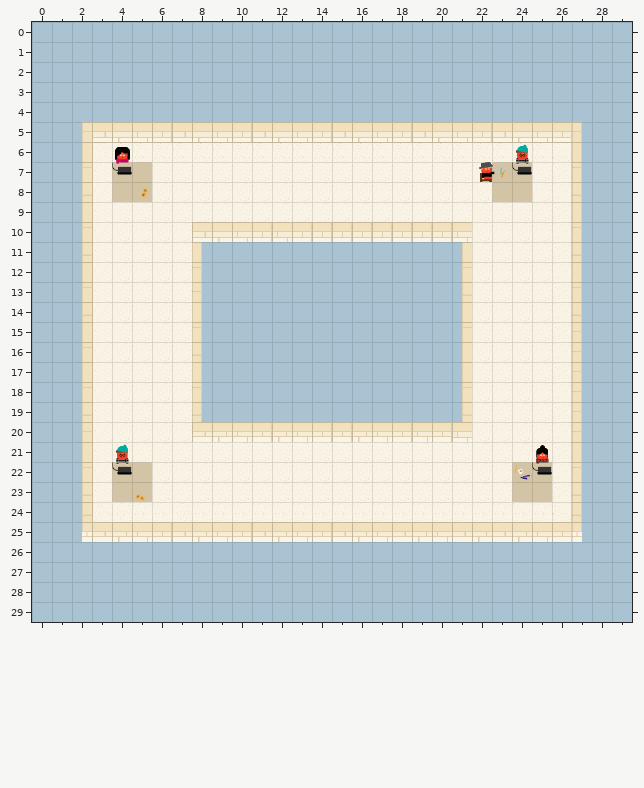
One commit to this Tiled map: Assets/Tiled/FlameJam/Map 3 (Mentors)/Map 3.tmx. Above: the version before the commit.
Cells are 32x32 px. Shown: x 0..29, y 0..29. Tiles whose own drawing changed are shown in their newer look in all pictures.
The result:
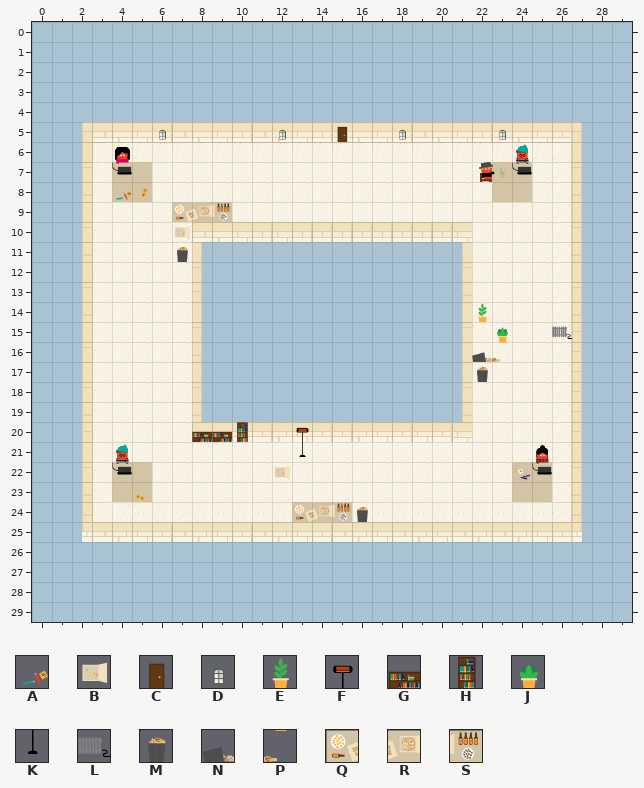
Key: from "Assets": A 136, B 155, C 170, D 172, E 174, F 176, G 179, H 181, J 183, K 184, L 186, M 188, N 190, P 191, Q 193, R 194, S 195.
_ is an empty cell, . an unchanged one.
Edits made:
--- layer "Table objects"
@@ x 6..23 @@
- 5 _....._.._.._...._
+ 5 D.....D..C..D....D
@@ x 4..9 @@
- 8 _.....
- 9 ...___
-10 ..._..
-11 ..._..
+ 8 A.....
+ 9 ...QRS
+10 ...B..
+11 ...M..
@@ x 22..26 @@
-14 _....
-15 ._.._
-16 __...
-17 _....
+14 E....
+15 .J..L
+16 NP...
+17 M....
@@ x 8..13 @@
-20 ___.._
-21 ....._
-22 ...._.
+20 GGH..F
+21 .....K
+22 ....B.
@@ x 13..16 @@
-24 ____
+24 QRSM
